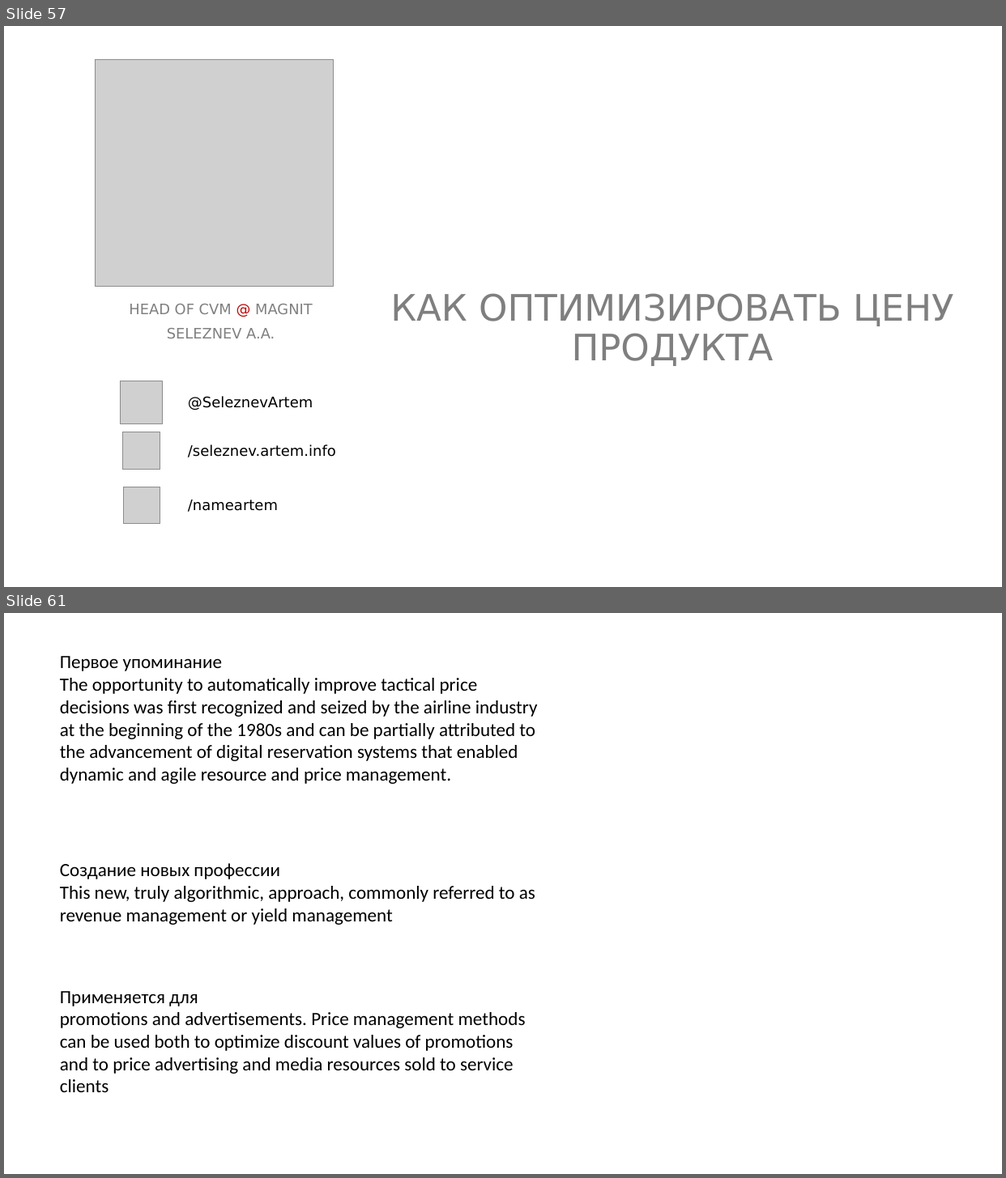
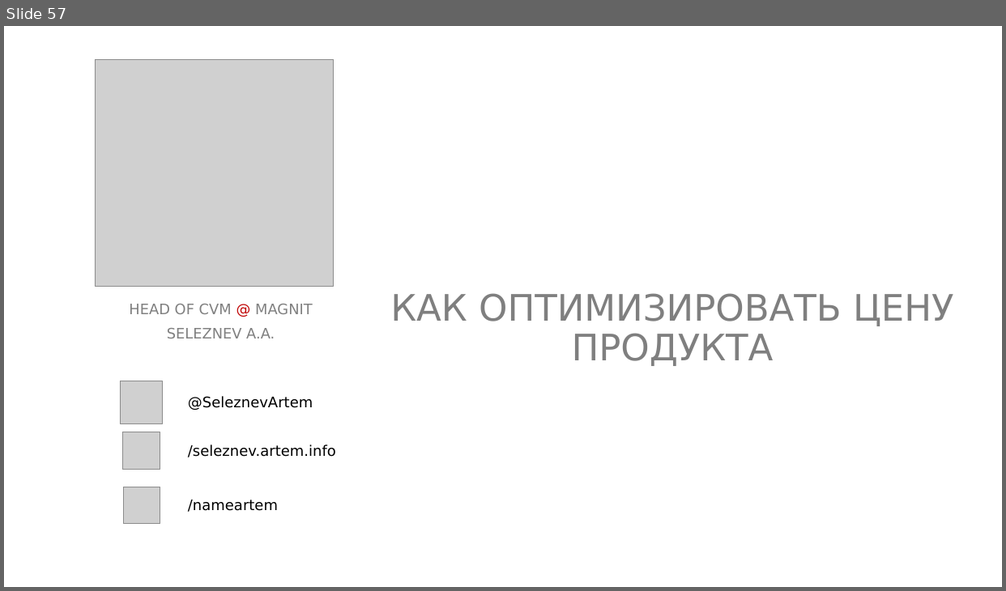
Before and after one commit to NameArtem/friday-tutor, a slide deck: ML in Marketing/1.Price optimization/вступление.pptx. Shown one above the other, each under a label of ours: slides 57 and 61 before the commit, slide 57 after it; the slides between them are not shown. The pictures are 1006x1178 and 1006x591 pixels, drawn with LibreOffice and Linux fonts; fonts in the diff are those of the drawing; grey boxes stand for pictures. Boxes give left, top, right and bottom in pixels: in the first picture for what was removed or moved away, otherwise in the second. Text is boxed around its words. In the diff, an @@ line names an element or a change of style, - is before the commit and + after.

```diff
--- a/ML in Marketing/1.Price optimization/вступление.pptx
+++ b/ML in Marketing/1.Price optimization/вступление.pptx
@@ slide 61 removed at box(4, 613, 1002, 1174), background #FFFFFF @@
@@ text removed at box(60, 656, 538, 784) @@
-Первое упоминание
-The opportunity to automatically improve tactical price decisions was first recognized and seized by the airline industry at the beginning of the 1980s and can be partially attributed to the advancement of digital reservation systems that enabled dynamic and agile resource and price management.
@@ text removed at box(60, 863, 535, 925) @@
-Создание новых профессии
-This new, truly algorithmic, approach, commonly referred to as revenue management or yield management
@@ text removed at box(60, 991, 526, 1093) @@
-Применяется для
-promotions and advertisements. Price management methods can be used both to optimize discount values of promotions and to price advertising and media resources sold to service clients
```
Also in this commit, not shown: 8 other slides removed, 13 other files.
